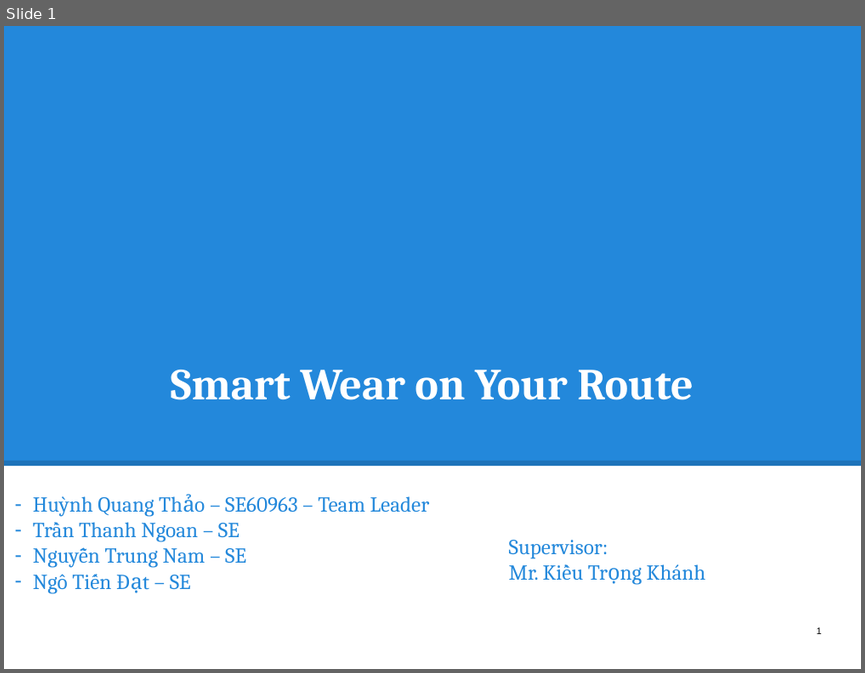
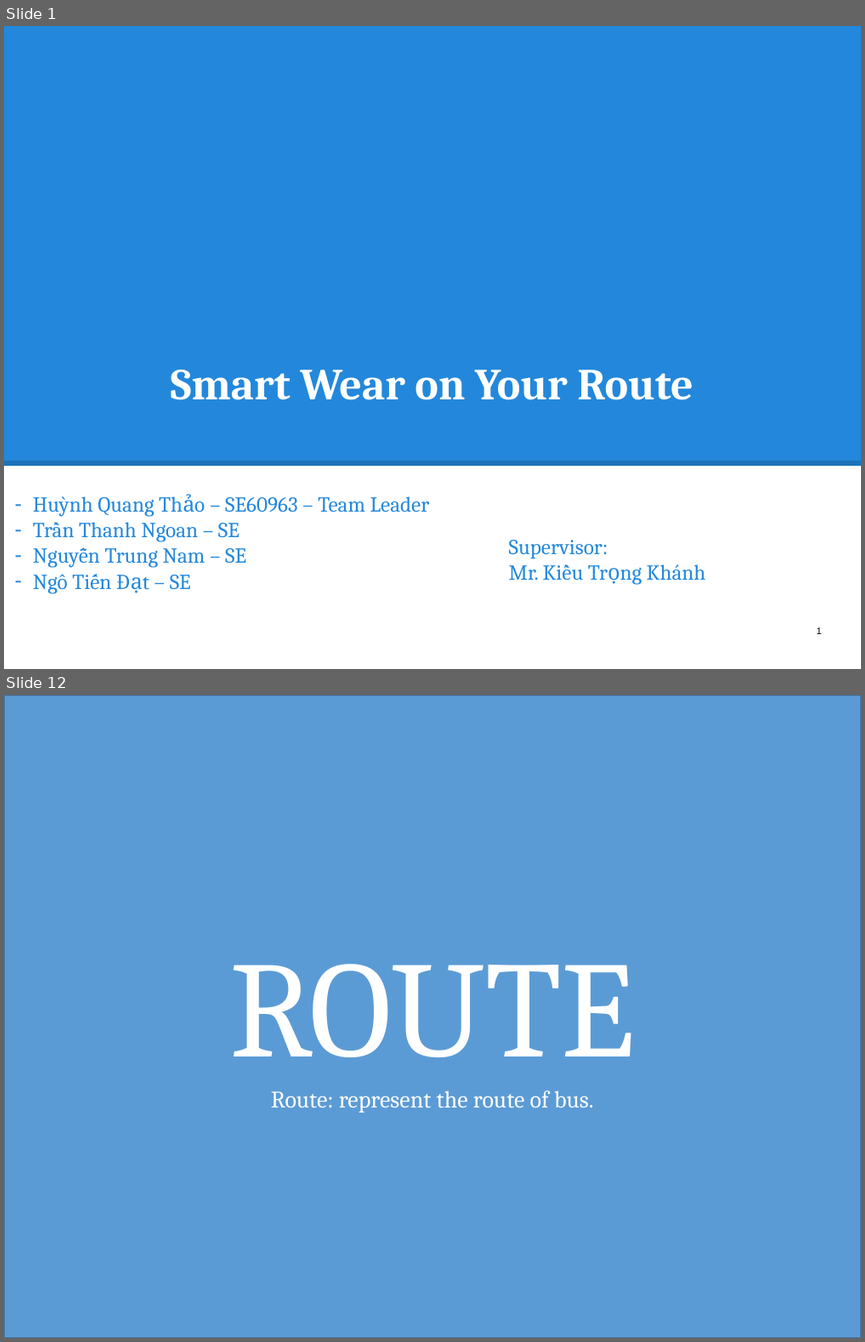
Before and after one commit to hqt/street-router, a slide deck: Document/presentation/full presentation.pptx. Shown one above the other, each under a label of ours: slide 1 before the commit, slides 1 and 12 after it; the slides between them are not shown. The pictures are 865x673 and 865x1342 pixels, drawn with LibreOffice and Linux fonts; fonts in the diff are those of the drawing. Boxes give left, top, right and bottom in pixels: in the first picture for what was removed or moved away, otherwise in the second. Text is boxed around its words. In the diff, an @@ line names an element or a change of style, - is before the commit and + after.

```diff
--- a/Document/presentation/full presentation.pptx
+++ b/Document/presentation/full presentation.pptx
@@ slide 12 added at (x1=4, y1=695, x2=861, y2=1338), background #FFFFFF @@
@@ rectangle added at (x1=4, y1=695, x2=861, y2=1338), fill #5B9BD5, outline #43739E 1 pt, 20 pt, text #FFFFFF @@
+ROUTE
+Route: represent the route of bus.
```
Also in this commit, not shown: 80 other slides added, 3 other files.
